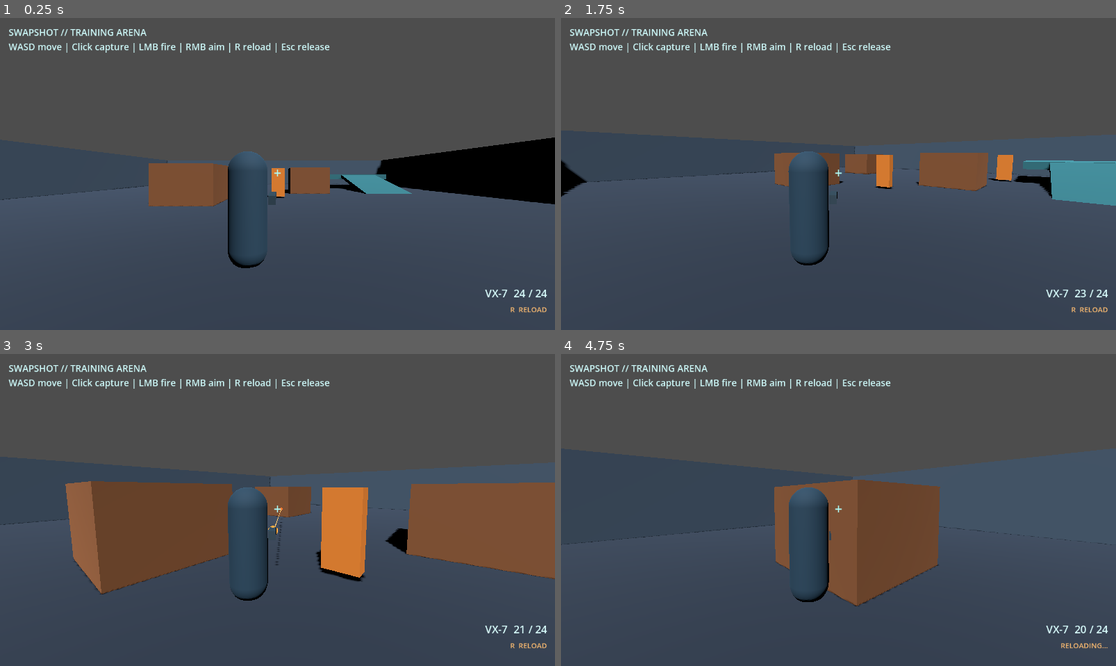
Above: before the commit, frames 1-4 (two rows, left to right).
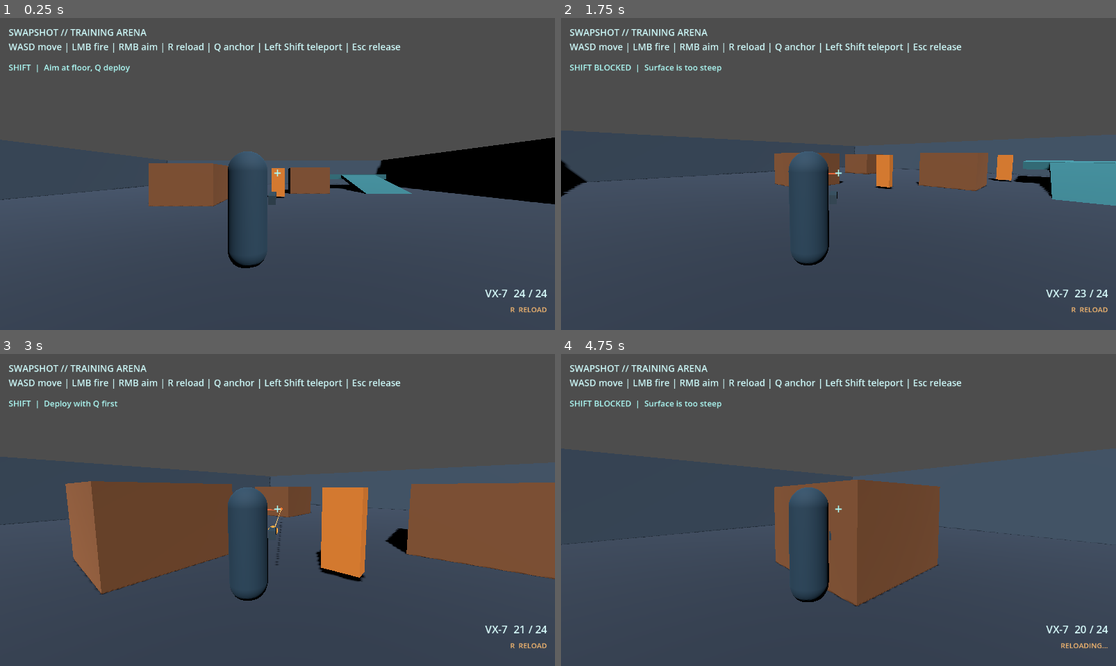
Above: after the commit, the same moments.

Repository: mishraaditya595/swapshot
Game: Godot game, scene res://scenes/main.tscn
The game is run twice, just before and just after one commit, with the same random seed, the same clock (stepped at 60 frames per second) and the same inputs.
Inputs (mouse positions are in pixels of both pictures, inside the frame that each line leads up to):
- Up to frame 1 (0.25 s): no input
- Up to frame 2 (1.75 s): tap Enter at 0.5 s; move the mouse to (960, 158) at 0.52 s; hold D (move_right) 0.53-1.28 s; hold Right mouse button (aim) 0.53-1.28 s; click (960, 158) at 0.8 s; move the mouse to (810, 174) at 1.27 s; hold W (move_forward) from 1.28 s (still down); click (810, 174) at 1.35 s; tap Q (deploy_anchor, bound only after the commit) at 1.55 s
- Up to frame 3 (3 s): keep holding W (move_forward); move the mouse to (288, 503) at 2.02 s; hold Q (deploy_anchor, bound only after the commit) 2.03-2.78 s; click (288, 503) at 2.17 s; tap Shift (shift_teleport, bound only after the commit) at 2.3, 2.85 s; move the mouse to (271, 516) at 2.77 s; click (271, 516) at 2.92 s
- Up to frame 4 (4.75 s): keep holding W (move_forward); right-click (832, 516) at 3.05 s; move the mouse to (877, 513) at 3.52 s; hold Right mouse button (aim) 3.53-4.28 s; click (877, 513) at 3.8 s; tap R (reload) at 4.15 s; move the mouse to (794, 506) at 4.27 s; click (794, 506) at 4.35 s; tap Q (deploy_anchor, bound only after the commit) at 4.55 s

The runs differ from the first frame. In frame 1, 1.0% of the frame differs, in the area x 1-73%, y 8-18%; in frame 2, 1.1%, in the area x 1-73%, y 8-51%; in frame 3, 1.0%; in frame 4, 1.1%.

Commit message:
feat(ms-03): validate SHIFT anchor and safe teleport

Diff:
--- a/project.godot
+++ b/project.godot
@@ -41,6 +41,15 @@
 "events": [Object(InputEventKey,"physical_keycode":82)]
 }
 
+deploy_anchor={
+"deadzone": 0.2,
+"events": [Object(InputEventKey,"physical_keycode":81)]
+}
+shift_teleport={
+"deadzone": 0.2,
+"events": [Object(InputEventKey,"physical_keycode":4194325)]
+}
+
 [rendering]
 renderer/rendering_method="gl_compatibility"
 renderer/rendering_method.mobile="gl_compatibility"
--- /dev/null
+++ b/scenes/abilities/shift_ability.tscn
@@ -0,0 +1,32 @@
+[gd_scene load_steps=3 format=3]
+
+[ext_resource type="Script" path="res://scripts/shift_ability.gd" id="1_shift"]
+
+[sub_resource type="CylinderMesh" id="Disc"]
+top_radius = 0.45
+bottom_radius = 0.45
+height = 0.045
+radial_segments = 24
+
+[node name="ShiftAbility" type="Node3D"]
+script = ExtResource("1_shift")
+
+[node name="Preview" type="MeshInstance3D" parent="."]
+visible = false
+mesh = SubResource("Disc")
+
+[node name="Anchor" type="MeshInstance3D" parent="."]
+visible = false
+mesh = SubResource("Disc")
+
+[node name="ShiftHUD" type="CanvasLayer" parent="."]
+
+[node name="Status" type="Label" parent="ShiftHUD"]
+offset_left = 18.0
+offset_top = 90.0
+offset_right = 560.0
+offset_bottom = 122.0
+mouse_filter = 2
+theme_override_colors/font_color = Color(0.68, 0.98, 0.96, 1)
+theme_override_font_sizes/font_size = 17
+text = "SHIFT  |  Aim at floor, Q deploy"
--- a/scenes/levels/greybox_arena.tscn
+++ b/scenes/levels/greybox_arena.tscn
@@ -174,4 +174,4 @@
 theme_override_colors/font_color = Color(0.8, 0.97, 0.97, 1)
 theme_override_font_sizes/font_size = 19
 text = "SWAPSHOT // TRAINING ARENA
-WASD move | Click capture | LMB fire | RMB aim | R reload | Esc release"
+WASD move | LMB fire | RMB aim | R reload | Q anchor | Left Shift teleport | Esc release"
--- a/scenes/player/player.tscn
+++ b/scenes/player/player.tscn
@@ -1,9 +1,10 @@
-[gd_scene load_steps=11 format=3]
+[gd_scene load_steps=12 format=3]
 
 [ext_resource type="Script" path="res://scripts/player_controller.gd" id="1_controller"]
 [ext_resource type="Script" path="res://scripts/shoulder_camera.gd" id="2_camera"]
 [ext_resource type="PackedScene" path="res://scenes/weapons/vx7.tscn" id="3_rifle"]
 [ext_resource type="PackedScene" path="res://scenes/ui/combat_hud.tscn" id="4_hud"]
+[ext_resource type="PackedScene" path="res://scenes/abilities/shift_ability.tscn" id="5_shift"]
 
 [sub_resource type="CapsuleShape3D" id="CapsuleCollider"]
 radius = 0.36
@@ -70,3 +71,5 @@
 near = 0.05
 
 [node name="CombatHUD" parent="." instance=ExtResource("4_hud")]
+
+[node name="ShiftAbility" parent="." instance=ExtResource("5_shift")]
--- /dev/null
+++ b/scripts/shift_ability.gd
@@ -0,0 +1,210 @@
+extends Node3D
+## MS-03: safe anchor placement and teleport. Lifecycle/cooldown belong to MS-04.
+
+signal anchor_placed(surface_point: Vector3)
+signal shifted(from_position: Vector3, to_position: Vector3)
+signal placement_rejected(reason: String)
+signal shift_rejected(reason: String)
+
+@export_range(1.0, 40.0, 0.5) var max_range_meters: float = 18.0
+@export_range(0.0, 75.0, 1.0) var max_slope_degrees: float = 40.0
+@export_range(0.5, 8.0, 0.5) var max_height_difference: float = 4.0
+
+@onready var player: CharacterBody3D = get_parent() as CharacterBody3D
+@onready var camera: Camera3D = get_node("../CameraPivot/CameraBoom/Camera3D") as Camera3D
+@onready var body_collider: CollisionShape3D = get_node("../CollisionShape3D") as CollisionShape3D
+@onready var preview_mesh: MeshInstance3D = $Preview
+@onready var anchor_mesh: MeshInstance3D = $Anchor
+@onready var status_label: Label = $ShiftHUD/Status
+
+var anchor_active: bool = false
+var anchor_point: Vector3 = Vector3.ZERO
+var _clearance_shape: CapsuleShape3D
+var _valid_material: StandardMaterial3D
+var _invalid_material: StandardMaterial3D
+
+
+func _ready() -> void:
+    var capsule: CapsuleShape3D = body_collider.shape as CapsuleShape3D
+    if capsule == null:
+        push_error("MS-03 SHIFT requires the player's CapsuleShape3D")
+        set_physics_process(false)
+        return
+    # A small margin around the actual player capsule avoids barely touching walls.
+    _clearance_shape = CapsuleShape3D.new()
+    _clearance_shape.radius = capsule.radius + 0.035
+    _clearance_shape.height = capsule.height + 0.08
+    _valid_material = _indicator_material(Color(0.32, 0.96, 0.90, 0.8))
+    _invalid_material = _indicator_material(Color(1.0, 0.43, 0.24, 0.8))
+    anchor_mesh.material_override = _valid_material
+    preview_mesh.visible = false
+    anchor_mesh.visible = false
+    _say("SHIFT  |  Aim at floor, Q deploy")
+
+
+func _indicator_material(color: Color) -> StandardMaterial3D:
+    var material := StandardMaterial3D.new()
+    material.shading_mode = BaseMaterial3D.SHADING_MODE_UNSHADED
+    material.transparency = BaseMaterial3D.TRANSPARENCY_ALPHA
+    material.albedo_color = color
+    return material
+
+
+func _unhandled_input(event: InputEvent) -> void:
+    if Input.mouse_mode != Input.MOUSE_MODE_CAPTURED:
+        return
+    if event is InputEventKey and event.echo:
+        return
+    if event.is_action_pressed("deploy_anchor"):
+        try_deploy()
+        get_viewport().set_input_as_handled()
+    elif event.is_action_pressed("shift_teleport"):
+        try_shift()
+        get_viewport().set_input_as_handled()
+
+
+func _physics_process(_delta: float) -> void:
+    # Only the prospective marker follows the reticle. An armed anchor stays put.
+    if Input.mouse_mode != Input.MOUSE_MODE_CAPTURED or anchor_active:
+        preview_mesh.visible = false
+        return
+    var hit: Dictionary = _aim_surface()
+    preview_mesh.visible = not hit.is_empty()
+    if hit.is_empty():
+        return
+    var point: Vector3 = hit["position"]
+    var normal: Vector3 = hit["normal"]
+    preview_mesh.global_position = point + Vector3.UP * 0.035
+    preview_mesh.material_override = (
+        _valid_material if _validate_landing(point, normal).is_empty()
+        else _invalid_material
+    )
+
+
+func _ray(from: Vector3, to: Vector3, mask: int = 3) -> Dictionary:
+    var query := PhysicsRayQueryParameters3D.create(
+        from, to, mask, [player.get_rid()]
+    )
+    query.hit_from_inside = true
+    return get_world_3d().direct_space_state.intersect_ray(query)
+
+
+func _aim_surface() -> Dictionary:
+    var origin: Vector3 = camera.global_position
+    # Shoulder camera may be several metres behind the player.
+    var reach: float = max_range_meters + origin.distance_to(player.global_position) + 1.0
+    return _ray(origin, origin - camera.global_basis.z * reach)
+
+
+func _arrival_origin(surface_point: Vector3) -> Vector3:
+    var capsule: CapsuleShape3D = body_collider.shape as CapsuleShape3D
+    return surface_point + Vector3.UP * (capsule.height * 0.5 + 0.08)
+
+
+func _validate_landing(point: Vector3, normal: Vector3) -> String:
+    if _clearance_shape == null:
+        return "No player collision capsule"
+    if player.global_position.distance_to(point) > max_range_meters:
+        return "Out of range (18 m)"
+    if absf(point.y - player.global_position.y) > max_height_difference:
+        return "Landing too far above or below"
+    var min_up: float = cos(deg_to_rad(max_slope_degrees))
+    if normal.dot(Vector3.UP) < min_up:
+        return "Surface is too steep"
+
+    # Player-eye visibility is independent of the offset shoulder camera.
+    # The ray stops above the floor so the floor itself is not an obstruction.
+    var eye: Vector3 = player.global_position + Vector3.UP * 0.52
+    var sight_target: Vector3 = point + Vector3.UP * 0.16
+    if not _ray(eye, sight_target).is_empty():
+        return "Landing blocked from player"
+
+    # Require level, solid floor under the capsule center AND its perimeter.
+    # A point at a ledge may fit the capsule but still have no footing.
+    var inset: float = _clearance_shape.radius * 0.85
+    var offsets: Array[Vector3] = [
+        Vector3.ZERO, Vector3(inset, 0.0, 0.0),
+        Vector3(-inset, 0.0, 0.0), Vector3(0.0, 0.0, inset),
+        Vector3(0.0, 0.0, -inset)
+    ]
+    for offset: Vector3 in offsets:
+        var support: Dictionary = _ray(
+            point + offset + Vector3.UP * 0.34,
+            point + offset - Vector3.UP * 0.26,
+            1
+        )
+        if support.is_empty():
+            return "No safe floor beneath landing"
+        var floor_point: Vector3 = support["position"]
+        var floor_normal: Vector3 = support["normal"]
+        if absf(floor_point.y - point.y) > 0.14 or floor_normal.dot(Vector3.UP) < min_up:
+            return "Floor edge, step or steep surface"
+
+    var shape_query := PhysicsShapeQueryParameters3D.new()
+    shape_query.shape = _clearance_shape
+    shape_query.transform = Transform3D(Basis.IDENTITY, _arrival_origin(point))
+    shape_query.collision_mask = 0xFFFFFFFF
+    shape_query.exclude = [player.get_rid()]
+    if not get_world_3d().direct_space_state.intersect_shape(shape_query, 16).is_empty():
+        return "Player capsule would overlap an obstacle"
+    return ""
+
+
+func _try_place_at(point: Vector3, normal: Vector3) -> bool:
+    if anchor_active:
+        placement_rejected.emit("Anchor already armed")
+        _say("SHIFT  |  Anchor armed; press Left Shift")
+        return false
+    var problem: String = _validate_landing(point, normal)
+    if not problem.is_empty():
+        placement_rejected.emit(problem)
+        _say("SHIFT BLOCKED  |  " + problem)
+        return false
+    anchor_point = point
+    anchor_active = true
+    anchor_mesh.global_position = point + Vector3.UP * 0.045
+    anchor_mesh.visible = true
+    preview_mesh.visible = false
+    anchor_placed.emit(point)
+    _say("ANCHOR SET  |  Left Shift to teleport")
+    return true
+
+
+func try_deploy() -> bool:
+    if anchor_active:
+        return _try_place_at(anchor_point, Vector3.UP)
+    var hit: Dictionary = _aim_surface()
+    if hit.is_empty():
+        placement_rejected.emit("No surface under crosshair")
+        _say("SHIFT BLOCKED  |  Aim at a floor")
+        return false
+    return _try_place_at(hit["position"], hit["normal"])
+
+
+func try_shift() -> bool:
+    if not anchor_active:
+        shift_rejected.emit("No anchor")
+        _say("SHIFT  |  Deploy with Q first")
+        return false
+    # Revalidate floor, line of sight, slope, height, distance and FULL
+    # capsule clearance at the moment of arrival, not only at placement.
+    var problem: String = _validate_landing(anchor_point, Vector3.UP)
+    if not problem.is_empty():
+        shift_rejected.emit(problem)
+        _say("SHIFT BLOCKED  |  " + problem)
+        return false
+
+    var previous: Vector3 = player.global_position
+    var destination: Vector3 = _arrival_origin(anchor_point)
+    player.global_position = destination
+    player.velocity = Vector3.ZERO
+    player.reset_physics_interpolation()
+    anchor_active = false
+    anchor_mesh.visible = false
+    shifted.emit(previous, destination)
+    _say("SHIFT COMPLETE  |  Q to place next anchor")
+    return true
+
+
+func _say(message: String) -> void:
+    status_label.text = message
--- /dev/null
+++ b/tests/ms03_shift_smoke.gd
@@ -0,0 +1,121 @@
+extends SceneTree
+## Headless MS-03 physics safety regression. Manual Web feel is checked separately.
+var failures: Array[String] = []
+
+
+func _initialize() -> void:
+    call_deferred("_run")
+
+
+func _check(condition: bool, message: String) -> void:
+    if not condition:
+        failures.append(message)
+        printerr("MS-03 FAIL: " + message)
+
+
+func _frames(count: int) -> void:
+    for frame in range(count):
+        await physics_frame
+
+
+func _make_blocker(at: Vector3) -> StaticBody3D:
+    var body := StaticBody3D.new()
+    var collider := CollisionShape3D.new()
+    var box := BoxShape3D.new()
+    box.size = Vector3(0.9, 1.8, 0.9)
+    collider.shape = box
+    body.add_child(collider)
+    body.position = at
+    return body
+
+
+func _run() -> void:
+    _check(InputMap.has_action("deploy_anchor"), "Q deploy action missing")
+    _check(InputMap.has_action("shift_teleport"), "Shift teleport action missing")
+    var packed: PackedScene = load("res://scenes/levels/greybox_arena.tscn")
+    _check(packed != null, "Arena missing")
+    if packed == null:
+        quit(1)
+        return
+    var arena: Node3D = packed.instantiate()
+    root.add_child(arena)
+    await _frames(8)
+
+    var player: CharacterBody3D = arena.get_node("Player") as CharacterBody3D
+    var ability: Node3D = player.get_node("ShiftAbility") as Node3D
+    var camera_pivot: Node3D = player.get_node("CameraPivot") as Node3D
+    var boom: SpringArm3D = player.get_node("CameraPivot/CameraBoom") as SpringArm3D
+    var point := Vector3(0.0, 0.0, 7.0)
+    _check(not ability.call("try_shift"), "Cannot SHIFT without an anchor")
+    _check(
+        not ability.call("_try_place_at", Vector3(0.0, 0.0, -22.0), Vector3.UP),
+        "Must reject out-of-range destination"
+    )
+    _check(
+        not ability.call("_try_place_at", point, Vector3.RIGHT),
+        "Must reject vertical wall surface"
+    )
+    _check(
+        not ability.call("_try_place_at", Vector3(1.0, 3.5, 7.0), Vector3.UP),
+        "Must reject destination without supporting floor"
+    )
+    _check(not ability.get("anchor_active"), "Rejected placements cannot arm anchor")
+
+    # Deployment clearance must check the *whole* capsule, not the point.
+    var blocked := _make_blocker(Vector3(0.28, 0.95, 7.0))
+    arena.add_child(blocked)
+    await _frames(3)
+    _check(
+        not ability.call("_try_place_at", point, Vector3.UP),
+        "Must reject a capsule edge overlapping nearby cover"
+    )
+    _check(not ability.get("anchor_active"), "Blocked placement cannot consume ability")
+    blocked.queue_free()
+    await _frames(3)
+
+    _check(ability.call("_try_place_at", point, Vector3.UP), "Clear floor must accept anchor")
+    _check(ability.get("anchor_active"), "Anchor should become active")
+    _check(
+        not ability.call("_try_place_at", Vector3(0.0, 0.0, 6.0), Vector3.UP),
+        "Active anchor cannot be replaced by spam"
+    )
+
+    # A new obstruction may appear after Q and before Left Shift.
+    var original_position: Vector3 = player.global_position
+    blocked = _make_blocker(Vector3(0.0, 0.95, 7.0))
+    arena.add_child(blocked)
+    await _frames(3)
+    _check(not ability.call("try_shift"), "Occupied landing must reject activation")
+    _check(ability.get("anchor_active"), "Rejected activation must retain anchor")
+    _check(player.global_position.distance_to(original_position) < 0.01, "Rejected SHIFT moved player")
+    blocked.queue_free()
+    await _frames(3)
+
+    camera_pivot.rotation.y = 0.75
+    boom.rotation.x = -0.22
+    player.velocity = Vector3(4.0, -6.0, -3.0)
+    _check(ability.call("try_shift"), "Retry after clearing obstruction must work")
+    _check(not ability.get("anchor_active"), "Success must consume the anchor")
+    _check(
+        player.global_position.distance_to(Vector3(0.0, 0.98, 7.0)) < 0.03,
+        "SHIFT must land at floor plus collision capsule height"
+    )
+    _check(player.velocity.is_zero_approx(), "SHIFT must clear unsafe incoming velocity")
+    _check(is_equal_approx(camera_pivot.rotation.y, 0.75), "SHIFT snapped camera yaw")
+    _check(is_equal_approx(boom.rotation.x, -0.22), "SHIFT snapped camera pitch")
+    _check(not ability.call("try_shift"), "Repeated SHIFT cannot use a consumed anchor")
+
+    # Repeated landings must not depend on stale state from first activation.
+    player.global_position = Vector3(0.0, 0.98, 10.5)
+    player.velocity = Vector3.ZERO
+    await _frames(4)
+    _check(ability.call("_try_place_at", point, Vector3.UP), "Fresh anchor should place again")
+    _check(ability.call("try_shift"), "Second safe SHIFT should succeed")
+
+    arena.queue_free()
+    if failures.is_empty():
+        print("MS-03 SMOKE PASS: range, slope, floor, capsule, revalidation, retry, camera, velocity")
+        quit(0)
+    else:
+        printerr("MS-03 SMOKE FAIL: %d checks" % failures.size())
+        quit(1)
Not shown, added: docs/plans/MS-03-shift-implementation.md
Not shown, added: docs/superpowers/specs/2026-11-03-ms-03-shift-safety-design.md
